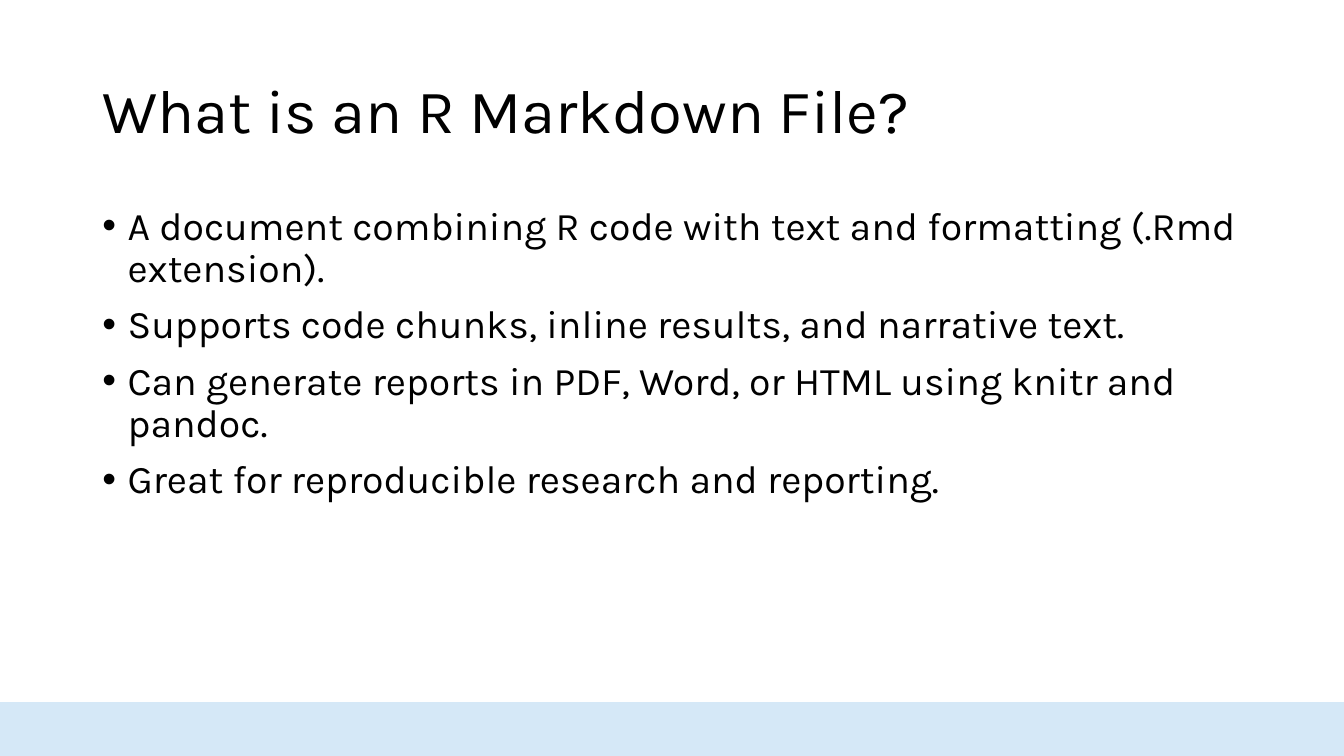
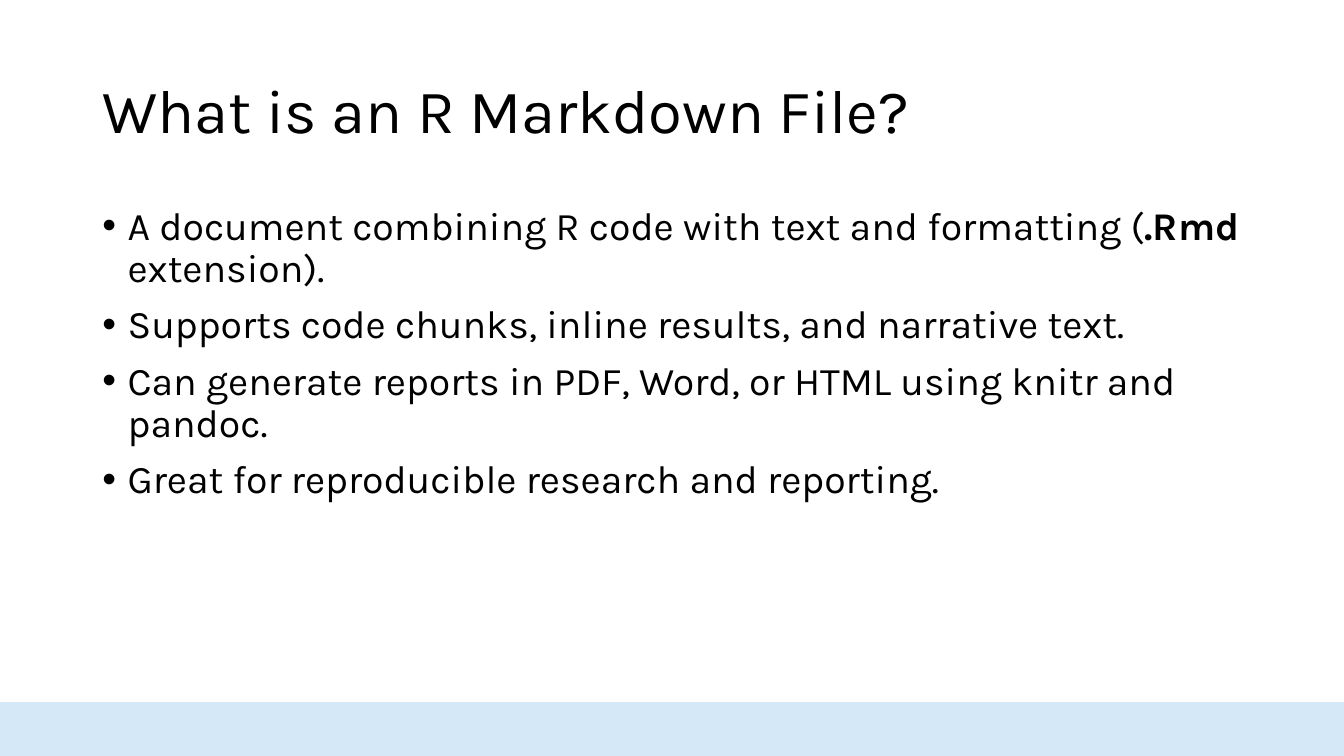
Before and after one commit to HopkinsIDD/seroanalytics_workshop, a slide deck: slide 9 of Lecture 1/Lecture 1.pptx. Drawn at 1344x756 pixels with LibreOffice and Linux fonts; fonts in the diff are those of the drawing; background and template pictures are left out. Boxes give left, top, right and bottom in pixels: in the first picture for what was removed or moved away, otherwise in the second. Text is boxed around its words. In the diff, an @@ line names an element or a change of style, - is before the commit and + after.

```diff
--- a/Lecture 1/Lecture 1.pptx
+++ b/Lecture 1/Lecture 1.pptx
@@ text at bbox=[128, 211, 1240, 287]: bold on in "(.Rmd" @@
```
Also in this commit, not shown: 6 other slides changed, 2 other files.
